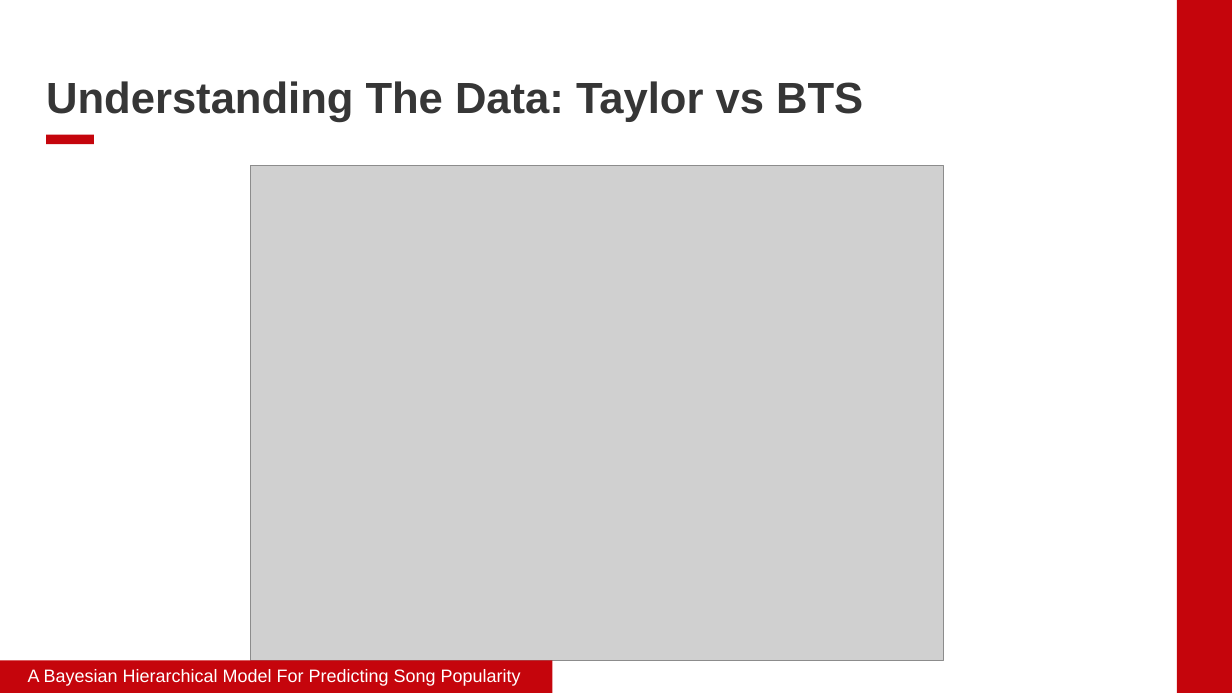
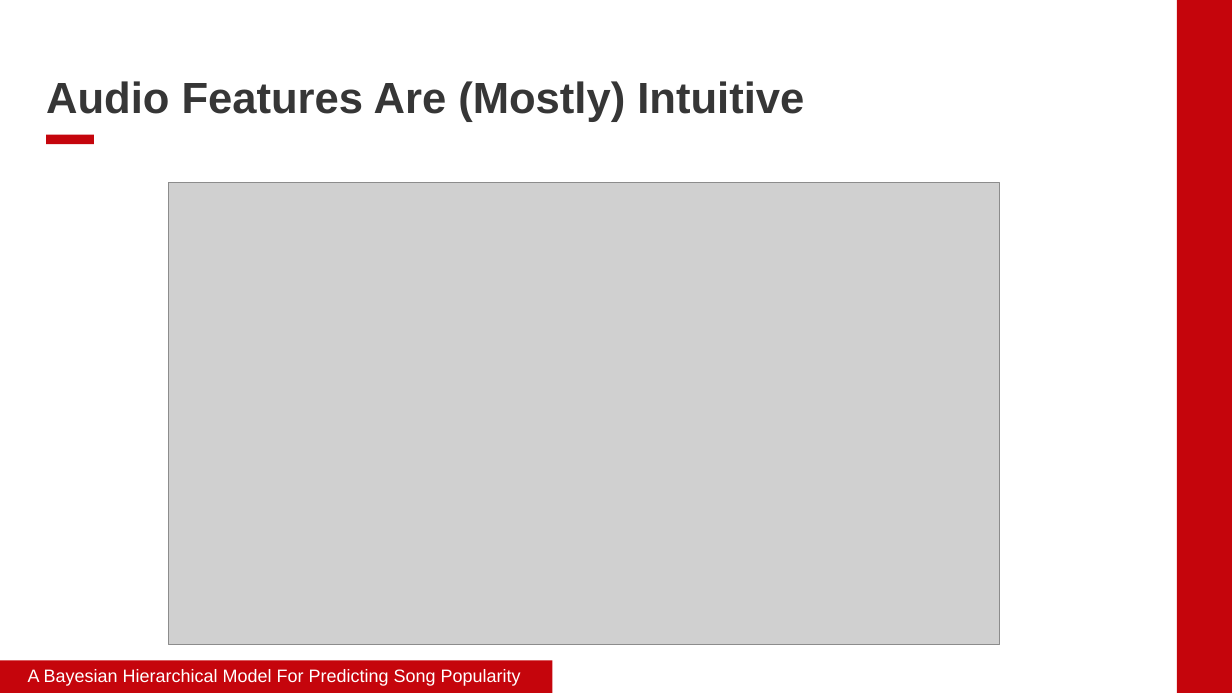
Before and after one commit to james-hubbs/A-Bayesian-Hierarchical-Model-For-Predicting-Song-Popularity, a slide deck: slide 3 of report/slides.pptx. Drawn at 1232x693 pixels with LibreOffice and Linux fonts; fonts in the diff are those of the drawing; grey boxes stand for pictures; background and template pictures are left out. Boxes give left, top, right and bottom in pixels: in the first picture for what was removed or moved away, otherwise in the second. Text is boxed around its words. In the diff, an @@ line names an element or a change of style, - is before the commit and + after.

```diff
--- a/report/slides.pptx
+++ b/report/slides.pptx
@@ text at (x1=46, y1=81, x2=804, y2=122): text changed @@
-Understanding The Data: Taylor vs BTS
+Audio Features Are (Mostly) Intuitive
@@ picture resized from (x1=250, y1=165, x2=944, y2=661) to (x1=168, y1=183, x2=1000, y2=645) @@
```
Also in this commit, not shown: 4 other slides changed, 2 other files.
